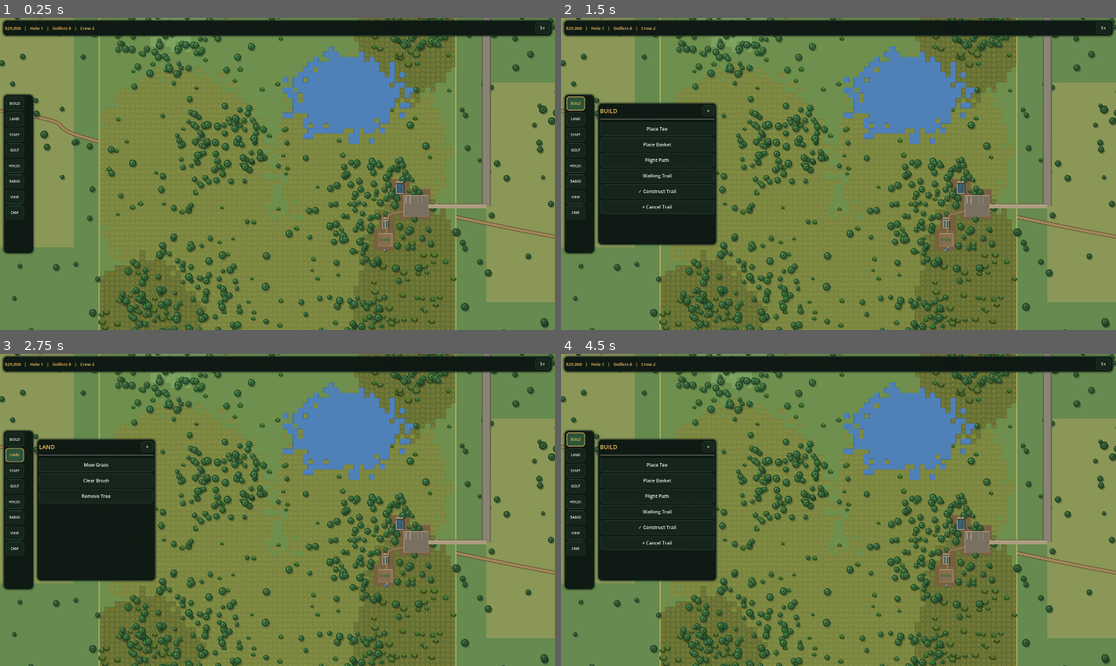
Above: before the commit, frames 1-4 (two rows, left to right).
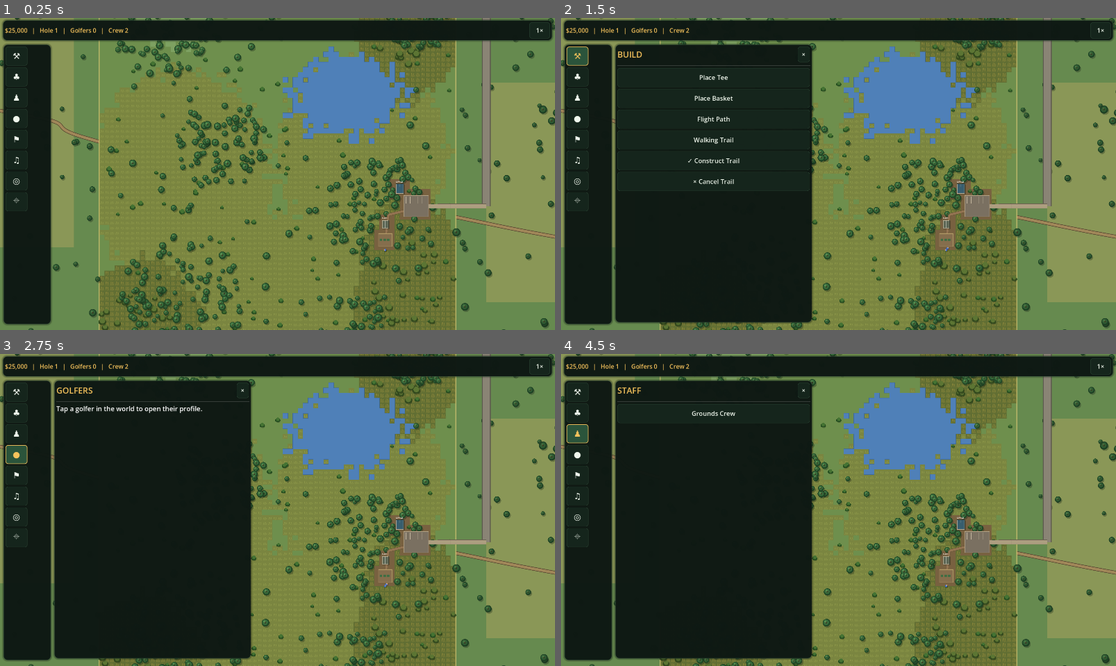
Above: after the commit, the same moments.

Repository: jmessierdg/disc-golf-empire
Game: Godot game, scene res://Main.tscn
Two runs of this game, one before a commit and one after it. Both use one fixed random seed, a clock stepped at 60 frames per second and the inputs below.
Inputs (mouse positions are in pixels of both pictures, inside the frame that each line leads up to):
- Up to frame 1 (0.25 s): no input
- Up to frame 2 (1.5 s): click (577, 102) at 0.5 s, where only the run before the commit has a clickable "BUILD"; click (577, 55) at 1.25 s, where only the run after the commit has a clickable "⚒"
- Up to frame 3 (2.75 s): click (16, 453) at 2 s, where only the run before the commit has a clickable "LAND"
- Up to frame 4 (4.5 s): click (577, 413) at 2.75 s, where only the run after the commit has a clickable "♣"; click (577, 469) at 3.5 s, where only the run before the commit has a clickable "STAFF"; click (577, 435) at 4.25 s, where only the run after the commit has a clickable "♟"

The runs differ from the first frame. In frame 1, 7.6% of the frame differs, in the area x 0-100%, y 1-99%; in frame 2, 31%; in frame 3, 31%; in frame 4, 31%.

Commit message:
Update hud_manager.gd

Diff:
--- a/hud_manager.gd
+++ b/hud_manager.gd
@@ -1,4 +1,4 @@
-# Disc Golf Empire — Update 20: Classic Tycoon Floating Dock
+# Disc Golf Empire — Update 22: Readable Tycoon Command Dock
 # Mobile-first left dock; reuses the established CourseUI callbacks.
 extends CanvasLayer
 
@@ -69,8 +69,8 @@
 func make_button(label_text: String, callback: Callable, width: float = 94.0) -> Button:
 	var button := Button.new()
 	button.text = label_text
-	button.custom_minimum_size = Vector2(width, 48)
-	button.add_theme_font_size_override("font_size", 16)
+	button.custom_minimum_size = Vector2(width, 66)
+	button.add_theme_font_size_override("font_size", 22)
 	button.add_theme_color_override("font_color", WHITE)
 	button.add_theme_color_override("font_hover_color", GOLD)
 	button.add_theme_stylebox_override("normal", button_style())
@@ -90,11 +90,11 @@
 	status_label = Label.new()
 	status_label.size_flags_horizontal = Control.SIZE_EXPAND_FILL
 	status_label.clip_text = true
-	status_label.add_theme_font_size_override("font_size", 15)
+	status_label.add_theme_font_size_override("font_size", 21)
 	status_label.add_theme_color_override("font_color", GOLD)
 	top_row.add_child(status_label)
-	speed_button = make_button("1×", _cycle_speed, 52)
-	speed_button.custom_minimum_size.y = 38
+	speed_button = make_button("1×", _cycle_speed, 72)
+	speed_button.custom_minimum_size.y = 48
 	top_row.add_child(speed_button)
 
 	dock = PanelContainer.new()
@@ -108,22 +108,23 @@
 	var buttons := VBoxContainer.new()
 	buttons.add_theme_constant_override("separation", 6)
 	dock_scroll.add_child(buttons)
+	# Icons only; full names are displayed in the expanded drawer.
 	var tabs := [
-		["Build", "BUILD"], ["Land", "LAND"], ["Staff", "STAFF"],
-		["Golfers", "GOLF"], ["Course", "HOLES"], ["Radio", "RADIO"]
+		["Build", "⚒"], ["Land", "♣"], ["Staff", "♟"],
+		["Golfers", "●"], ["Course", "⚑"], ["Radio", "♫"]
 	]
 	for entry in tabs:
 		var tab_name: String = entry[0]
-		var button := make_button(entry[1], _toggle_tab.bind(tab_name), 64)
+		var button := make_button(entry[1], _toggle_tab.bind(tab_name), 76)
 		button.tooltip_text = tab_name
-		button.add_theme_font_size_override("font_size", 12)
+		button.add_theme_font_size_override("font_size", 29)
 		buttons.add_child(button)
 		dock_buttons[tab_name] = button
-	var inspect_button := make_button("VIEW", _inspect, 64)
-	inspect_button.add_theme_font_size_override("font_size", 12)
+	var inspect_button := make_button("◎", _inspect, 76)
+	inspect_button.add_theme_font_size_override("font_size", 29)
 	buttons.add_child(inspect_button)
-	var camera_button := make_button("CAM", _reset_camera, 64)
-	camera_button.add_theme_font_size_override("font_size", 12)
+	var camera_button := make_button("⌖", _reset_camera, 76)
+	camera_button.add_theme_font_size_override("font_size", 29)
 	buttons.add_child(camera_button)
 
 	drawer = PanelContainer.new()
@@ -138,10 +139,10 @@
 	drawer_title = Label.new()
 	drawer_title.size_flags_horizontal = Control.SIZE_EXPAND_FILL
 	drawer_title.add_theme_color_override("font_color", GOLD)
-	drawer_title.add_theme_font_size_override("font_size", 20)
+	drawer_title.add_theme_font_size_override("font_size", 29)
 	heading.add_child(drawer_title)
 	var close_button := make_button("×", close_drawer, 42)
-	close_button.custom_minimum_size.y = 38
+	close_button.custom_minimum_size.y = 54
 	heading.add_child(close_button)
 	var rule := HSeparator.new()
 	column.add_child(rule)
@@ -163,12 +164,12 @@
 	var screen := get_viewport().get_visible_rect().size
 	var compact := screen.x < 760.0
 	var margin := 10.0
-	var top_height := 54.0
+	var top_height := 70.0
 	top_bar.position = Vector2(margin, 8.0)
 	top_bar.size = Vector2(maxf(180.0, screen.x - margin * 2.0), top_height)
-	var dock_width := 88.0 if compact else 104.0
-	var dock_height := minf(550.0, maxf(170.0, screen.y - 94.0))
-	dock.position = Vector2(12.0, maxf(76.0, (screen.y - dock_height) * 0.5))
+	var dock_width := clampf(screen.x * 0.18, 90.0, 164.0)
+	var dock_height := maxf(190.0, screen.y - 112.0)
+	dock.position = Vector2(12.0, 92.0)
 	dock.size = Vector2(dock_width, dock_height)
 	fit_drawer()
 
@@ -198,7 +199,7 @@
 			var message := Label.new()
 			message.text = "Tap a golfer in the world to open their profile."
 			message.autowrap_mode = TextServer.AUTOWRAP_WORD_SMART
-			message.add_theme_font_size_override("font_size", 17)
+			message.add_theme_font_size_override("font_size", 23)
 			drawer_body.add_child(message)
 		"Course":
 			add_action("Previous Hole", "_on_previous_hole_pressed")
@@ -218,14 +219,14 @@
 		return
 	var screen := get_viewport().get_visible_rect().size
 	var compact := screen.x < 760.0
-	var dock_width := 88.0 if compact else 104.0
+	var dock_width := clampf(screen.x * 0.18, 90.0, 164.0)
 	var gap := 12.0
 	var drawer_left := 12.0 + dock_width + gap
 	var available_width := maxf(150.0, screen.x - drawer_left - 14.0)
-	var drawer_width := minf(350.0 if compact else 410.0, available_width)
-	var usable_height := maxf(160.0, screen.y - 126.0)
-	var drawer_height := minf(490.0, usable_height)
-	var top := maxf(82.0, (screen.y - drawer_height) * 0.5)
+	var drawer_width := minf(560.0 if compact else 680.0, available_width)
+	var usable_height := maxf(160.0, screen.y - 118.0)
+	var drawer_height := usable_height
+	var top := 92.0
 	drawer.position = Vector2(drawer_left, top)
 	drawer.size = Vector2(drawer_width, drawer_height)
 
@@ -237,12 +238,12 @@
 		button.add_theme_color_override("font_color", GOLD if active else WHITE)
 
 func add_action(title: String, method_name: String) -> void:
-	var action := make_button(title, _invoke_ui.bind(method_name), 290)
+	var action := make_button(title, _invoke_ui.bind(method_name), 120)
 	action.size_flags_horizontal = Control.SIZE_EXPAND_FILL
 	drawer_body.add_child(action)
 
 func add_radio_action(title: String, method_name: String) -> void:
-	var action := make_button(title, _invoke_radio.bind(method_name), 290)
+	var action := make_button(title, _invoke_radio.bind(method_name), 120)
 	action.size_flags_horizontal = Control.SIZE_EXPAND_FILL
 	drawer_body.add_child(action)
 
